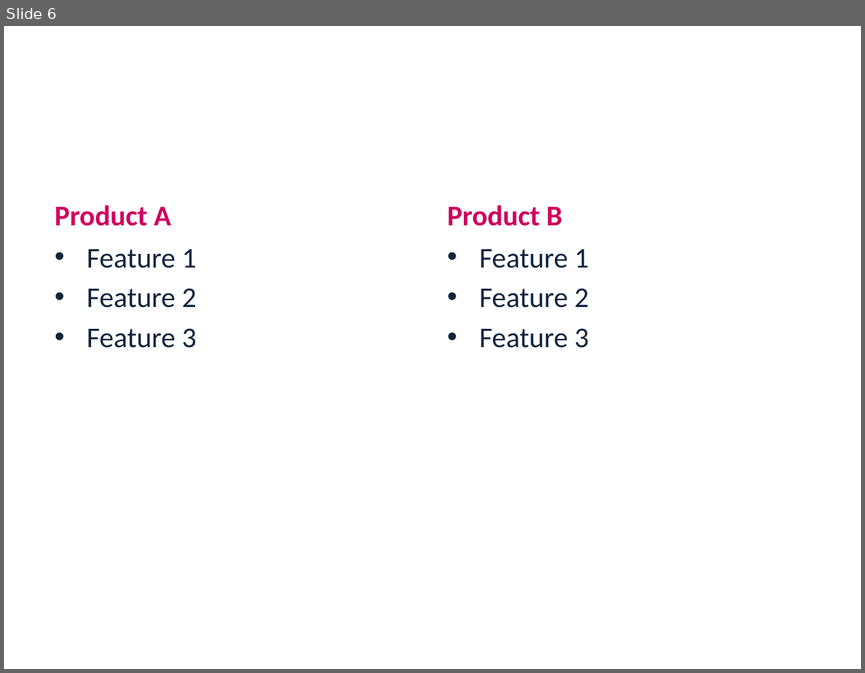
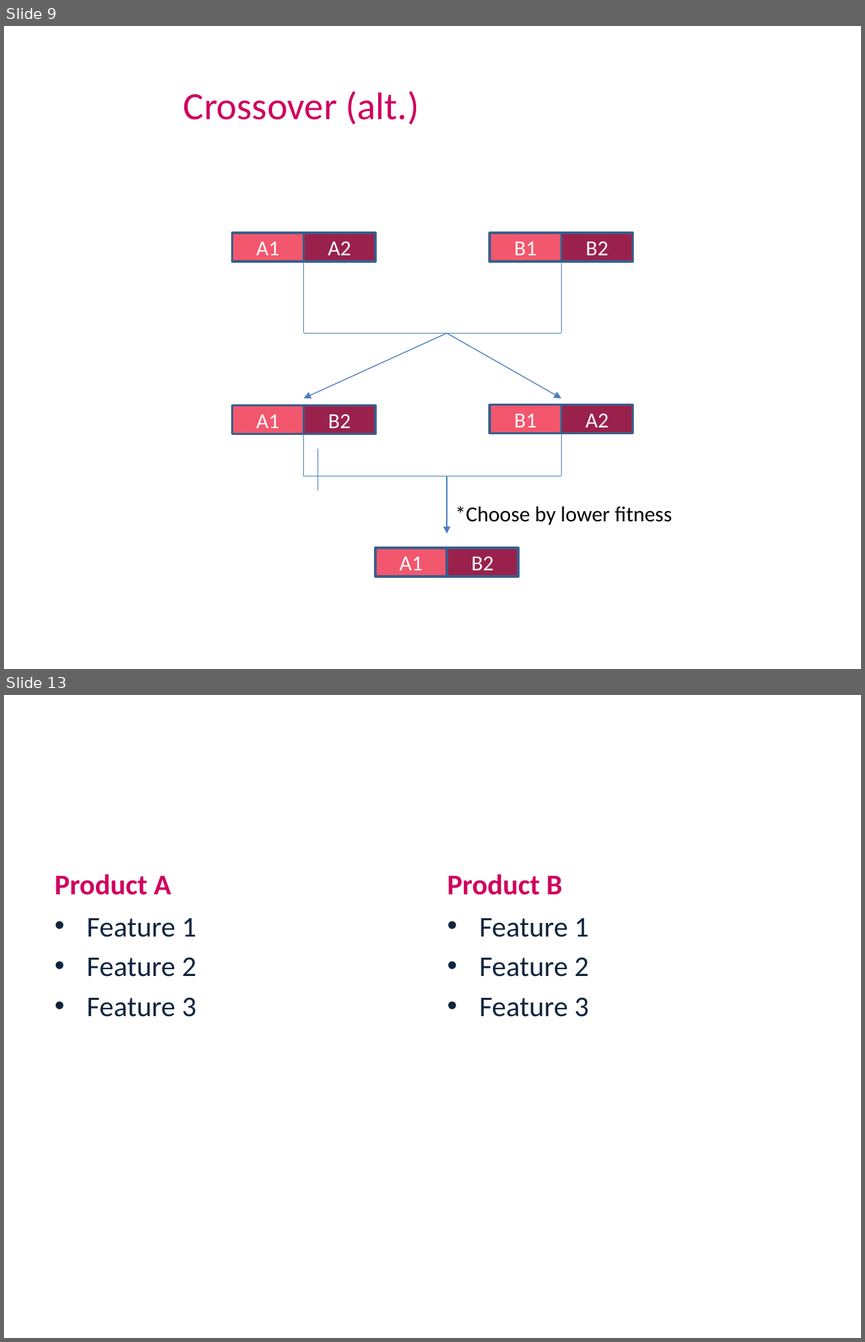
Before and after one commit to LironAvr/EvolutionaryLightsUp, a slide deck: presentation.pptx. Shown one above the other, each under a label of ours: slide 6 before the commit, slides 9 and 13 after it; the slides between them are not shown. The pictures are 865x673 and 865x1342 pixels, drawn with LibreOffice and Linux fonts; fonts in the diff are those of the drawing; background and template pictures are left out. Boxes give left, top, right and bottom in pixels: in the first picture for what was removed or moved away, otherwise in the second. Text is boxed around its words. In the diff, an @@ line names an element or a change of style, - is before the commit and + after.

Commit message:
updated presentation

```diff
--- a/presentation.pptx
+++ b/presentation.pptx
@@ slide 9 added at [4, 26, 861, 669], background picture (left out) @@
@@ title added at [184, 91, 419, 125], 32.4 pt, text #D0005E @@
+Crossover (alt.)
@@ rectangle added at [232, 233, 304, 261], fill #F2576D, outline #3A5F8C 2 pt, 18 pt, text #FFFFFF @@
+A1
@@ rectangle added at [304, 233, 376, 261], fill #9A214C, outline #3A5F8C 2 pt, 18 pt, text #FFFFFF @@
+A2
@@ rectangle added at [490, 233, 562, 261], fill #F2576D, outline #3A5F8C 2 pt, 18 pt, text #FFFFFF @@
+B1
@@ rectangle added at [561, 233, 633, 261], fill #9A214C, outline #3A5F8C 2 pt, 18 pt, text #FFFFFF @@
+B2
@@ line added from (304, 261) to (304, 333), #4B7EBC 0.75 pt @@
@@ line added from (561, 261) to (561, 333), #4B7EBC 0.75 pt @@
@@ line added from (304, 333) to (561, 333), #4B7EBC 0.75 pt @@
@@ arrow added from (447, 333) to (304, 398), #4B7EBC 0.75 pt @@
@@ arrow added from (447, 333) to (561, 398), #4B7EBC 0.75 pt @@
@@ rectangle added at [232, 405, 304, 434], fill #F2576D, outline #3A5F8C 2 pt, 18 pt, text #FFFFFF @@
+A1
@@ rectangle added at [304, 405, 376, 434], fill #9A214C, outline #3A5F8C 2 pt, 18 pt, text #FFFFFF @@
+B2
@@ rectangle added at [490, 405, 562, 433], fill #F2576D, outline #3A5F8C 2 pt, 18 pt, text #FFFFFF @@
+B1
@@ rectangle added at [561, 405, 633, 433], fill #9A214C, outline #3A5F8C 2 pt, 18 pt, text #FFFFFF @@
+A2
@@ line added from (561, 433) to (561, 476), #4B7EBC 0.75 pt @@
@@ line added from (304, 434) to (304, 476), #4B7EBC 0.75 pt @@
@@ line added from (317, 448) to (317, 490), #4B7EBC 0.75 pt @@
@@ line added from (561, 476) to (304, 476), #4B7EBC 0.75 pt @@
@@ arrow added from (447, 476) to (447, 533), #4B7EBC 0.75 pt @@
@@ text added at [455, 505, 672, 524], 18 pt, text #000000 @@
+*Choose by lower fitness
@@ rectangle added at [375, 548, 447, 576], fill #F2576D, outline #3A5F8C 2 pt, 18 pt, text #FFFFFF @@
+A1
@@ rectangle added at [447, 548, 519, 576], fill #9A214C, outline #3A5F8C 2 pt, 18 pt, text #FFFFFF @@
+B2
@@ what was slide 6 is now slide 13 @@
```
Also in this commit, not shown: 7 other slides added, 1 slide removed.
